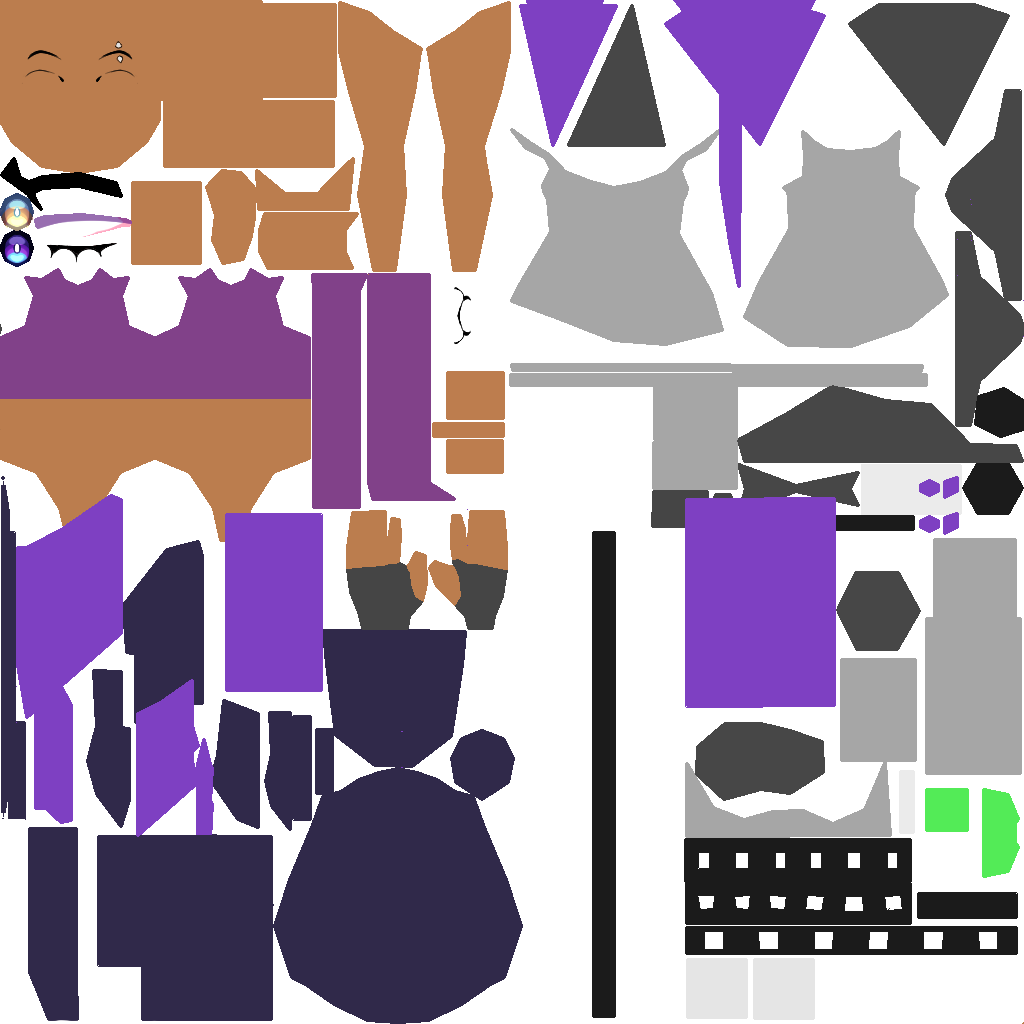
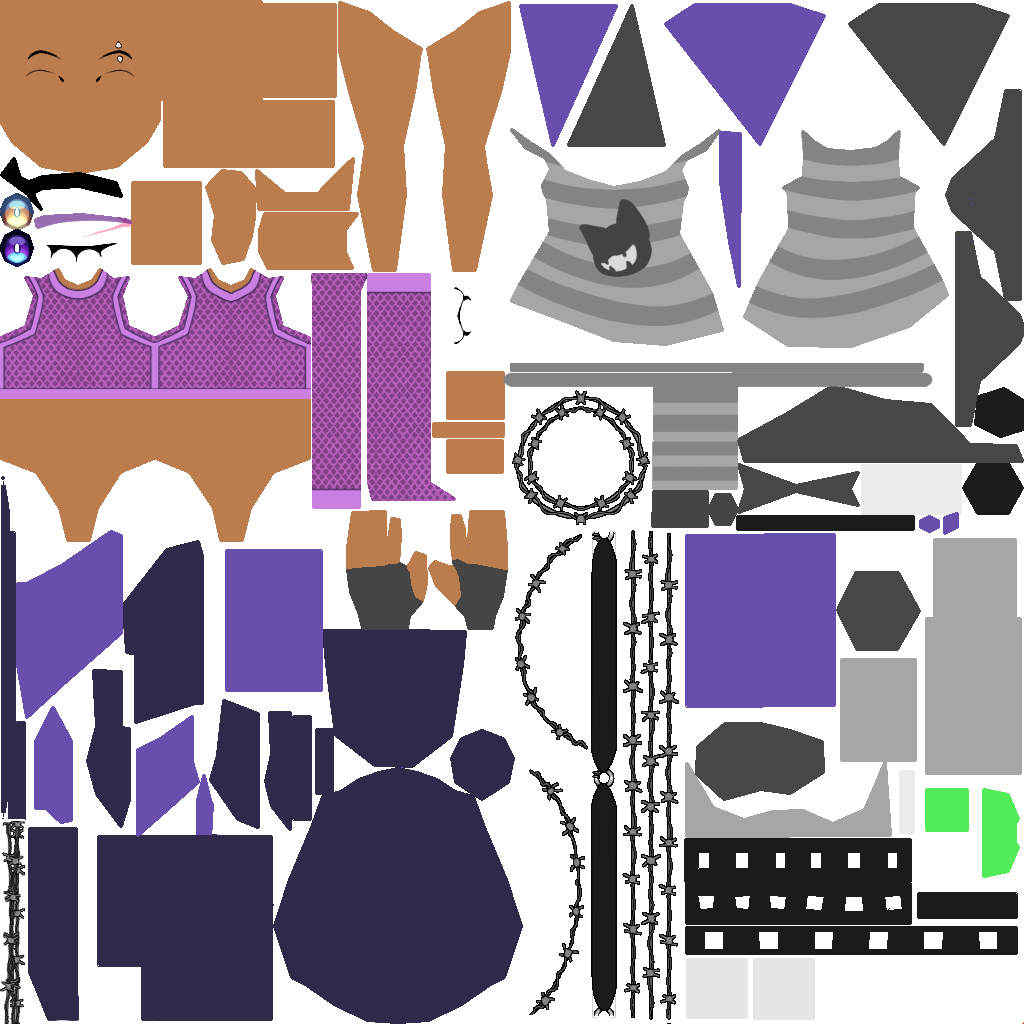
The second (1024, 1024) image is a revision of the first. Changes to its layers:
added group "barbed chains" with 8 layers above "barbed belts" over left=515, top=534, right=588, bottom=1015
added group "barbed belts" with 12 layers above "barbed necklaces" over left=622, top=530, right=679, bottom=1024
moved "right eye" above "left eye" over left=0, top=0, right=1024, bottom=1024
painted on "base" (9th of 13, in "right eye") over left=16, top=3, right=1024, bottom=837
painted on "base Copy" over left=16, top=0, right=959, bottom=801
added group "fishnets arms" with 3 layers above "fishnets torso" over left=0, top=257, right=784, bottom=564
added layer "stitching" (1st of 2, in "fishnets arms") in group "fishnets arms" over left=0, top=268, right=444, bottom=520
added layer "net" (1st of 2, in "fishnets arms") in group "fishnets arms" over left=0, top=257, right=784, bottom=564
added layer "base" (10th of 13, in "fishnets arms") in group "fishnets arms" over left=311, top=273, right=456, bottom=509
added group "fishnets torso" with 4 layers above "shirt torso" over left=0, top=268, right=431, bottom=445
added layer "stitching" (2nd of 2, in "fishnets torso") in group "fishnets torso" over left=0, top=270, right=325, bottom=445
added layer "net" (2nd of 2, in "fishnets torso") in group "fishnets torso" over left=0, top=268, right=431, bottom=419
added layer "base" (11th of 13, in "fishnets torso") in group "fishnets torso" over left=0, top=270, right=311, bottom=399
added group "shirt torso" with 2 layers above "shirt sleeves" over left=510, top=98, right=943, bottom=327
added layer "monster cat" in group "shirt torso" over left=529, top=98, right=652, bottom=277
added layer "base" (12th of 13, in "shirt torso") in group "shirt torso" over left=510, top=122, right=943, bottom=327
painted on "jux_albedo" over left=0, top=268, right=934, bottom=1018
…and 33 more changes (33 added)